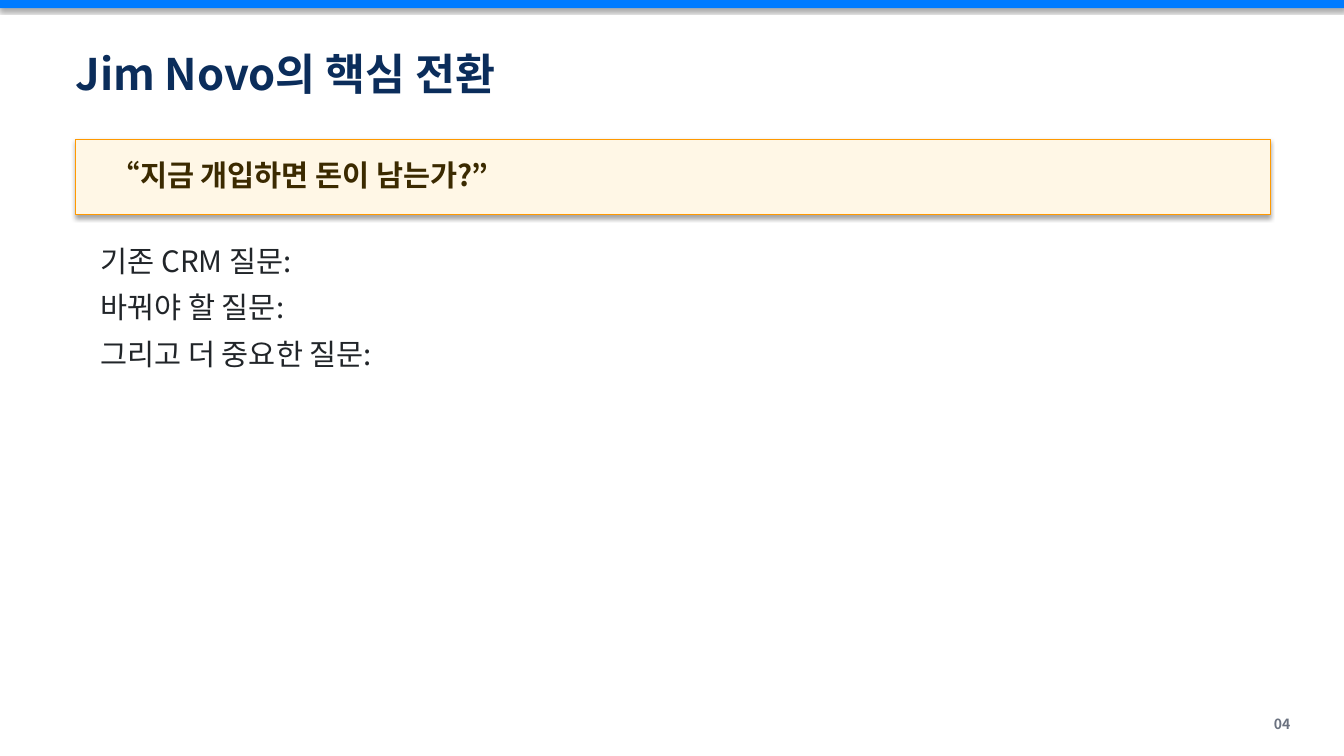
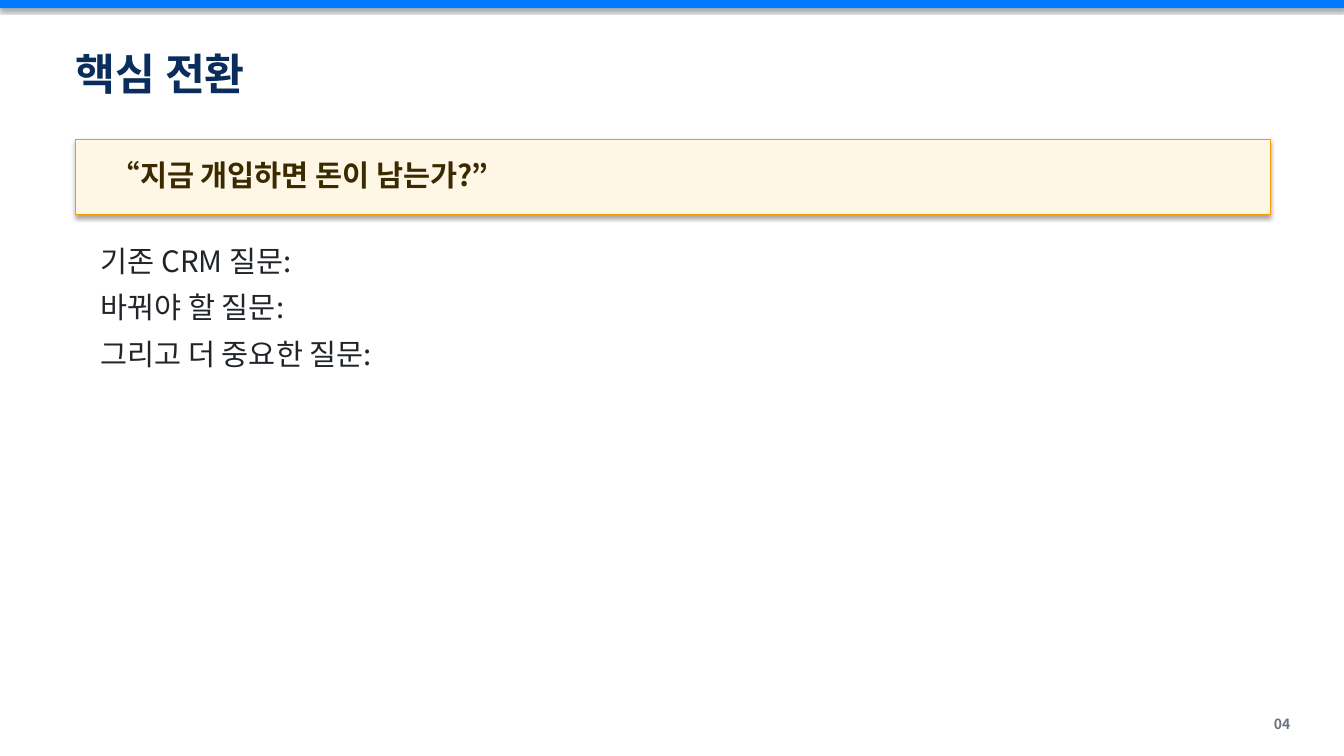
Before and after one commit to sykim-kr/Recency-latency-lecture, a slide deck: slide 5 of recency-latency-retention-crm-lecture-full-workshop-v3-final.pptx. Drawn at 1344x756 pixels with LibreOffice and Linux fonts; fonts in the diff are those of the drawing. Boxes give left, top, right and bottom in pixels: in the first picture for what was removed or moved away, otherwise in the second. Text is boxed around its words. In the diff, an @@ line names an element or a change of style, - is before the commit and + after.

```diff
--- a/recency-latency-retention-crm-lecture-full-workshop-v3-final.pptx
+++ b/recency-latency-retention-crm-lecture-full-workshop-v3-final.pptx
@@ text at <box>75,53,245,94</box>: text changed @@
-Jim Novo의 핵심 전환
+핵심 전환
```
Also in this commit, not shown: 3 other slides changed, 3 other files.
